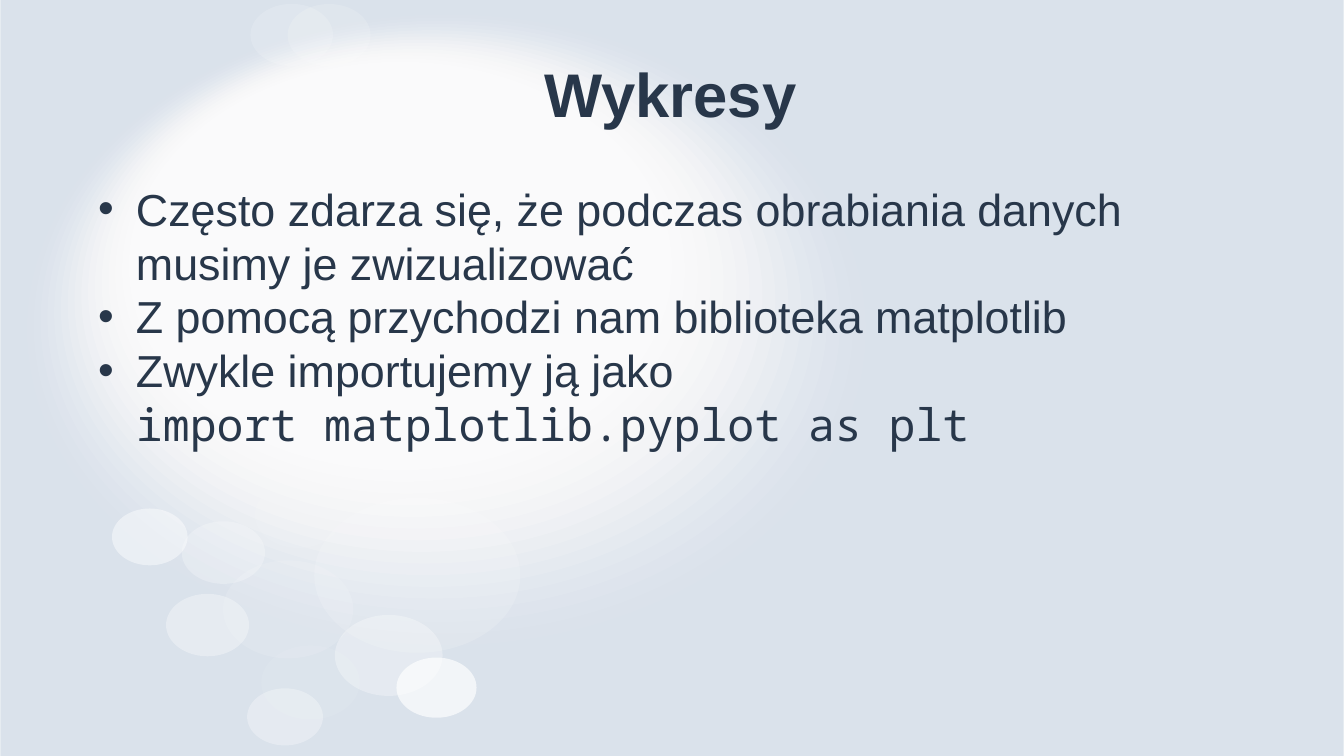
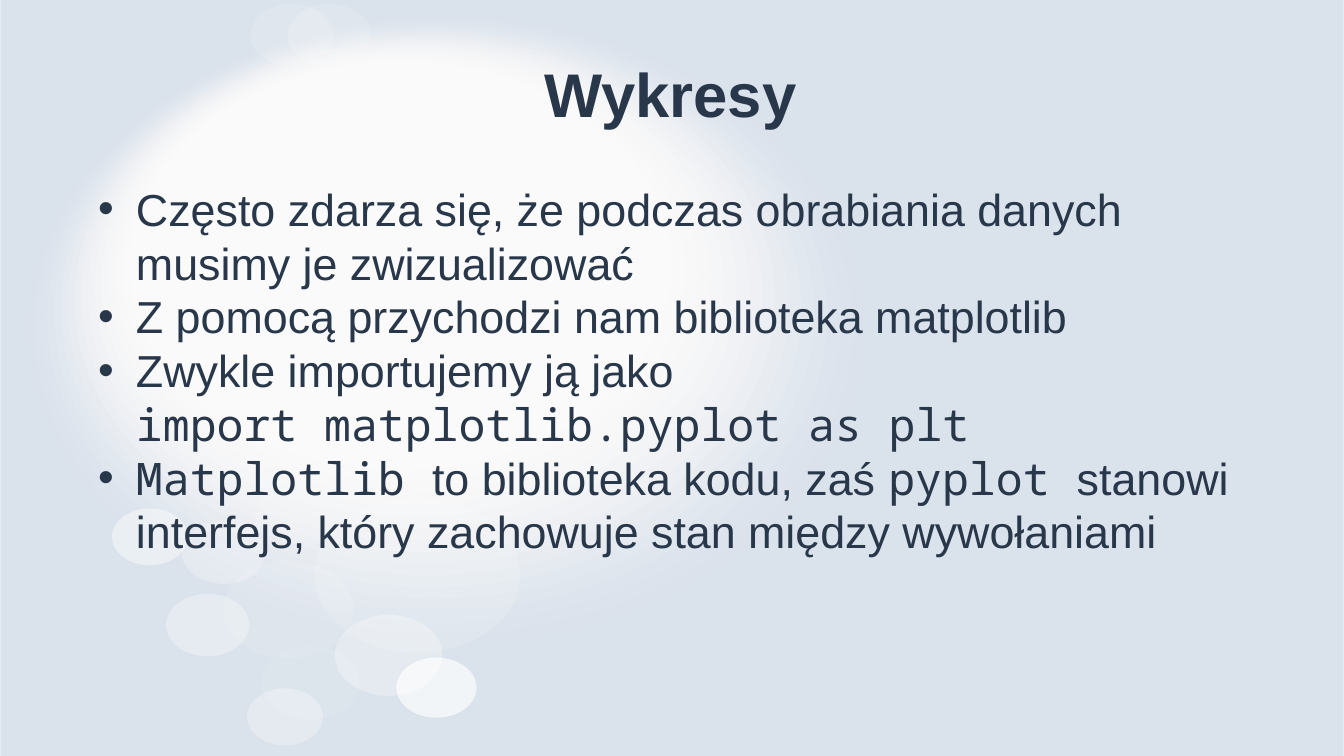
Before and after one commit to MikoStoro/ETI_Academy_python, a slide deck: slide 14 of EverydayPython/EverydayPython.pptx. Drawn at 1344x756 pixels with LibreOffice and Linux fonts; fonts in the diff are those of the drawing. Boxes give left, top, right and bottom in pixels: in the first picture for what was removed or moved away, otherwise in the second. Text is boxed around its words. In the diff, an @@ line names an element or a change of style, - is before the commit and + after.

```diff
--- a/EverydayPython/EverydayPython.pptx
+++ b/EverydayPython/EverydayPython.pptx
@@ text at [136, 461, 1229, 557]: paragraph added @@
+• Matplotlib to biblioteka kodu, zaś pyplot stanowi interfejs, który zachowuje stan między wywołaniami
```
Also in this commit, not shown: 1 other slide changed, 5 slides added, 1 slide removed, 4 other files.
